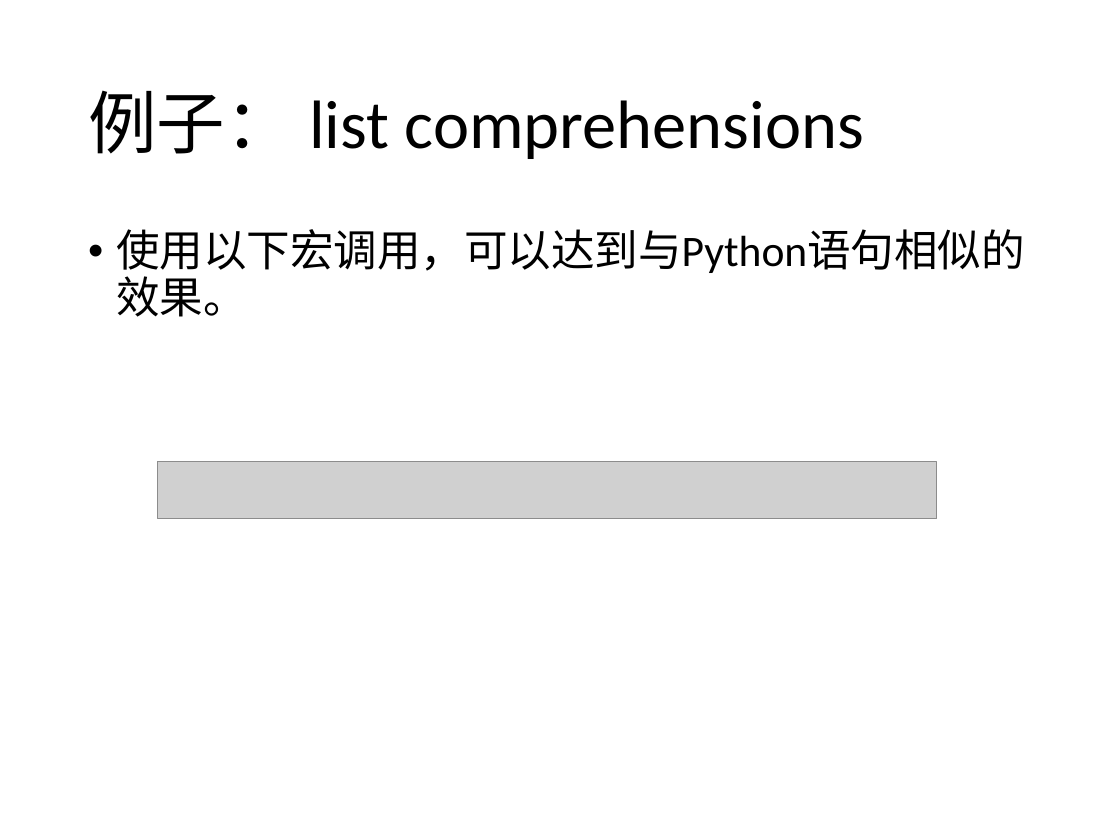
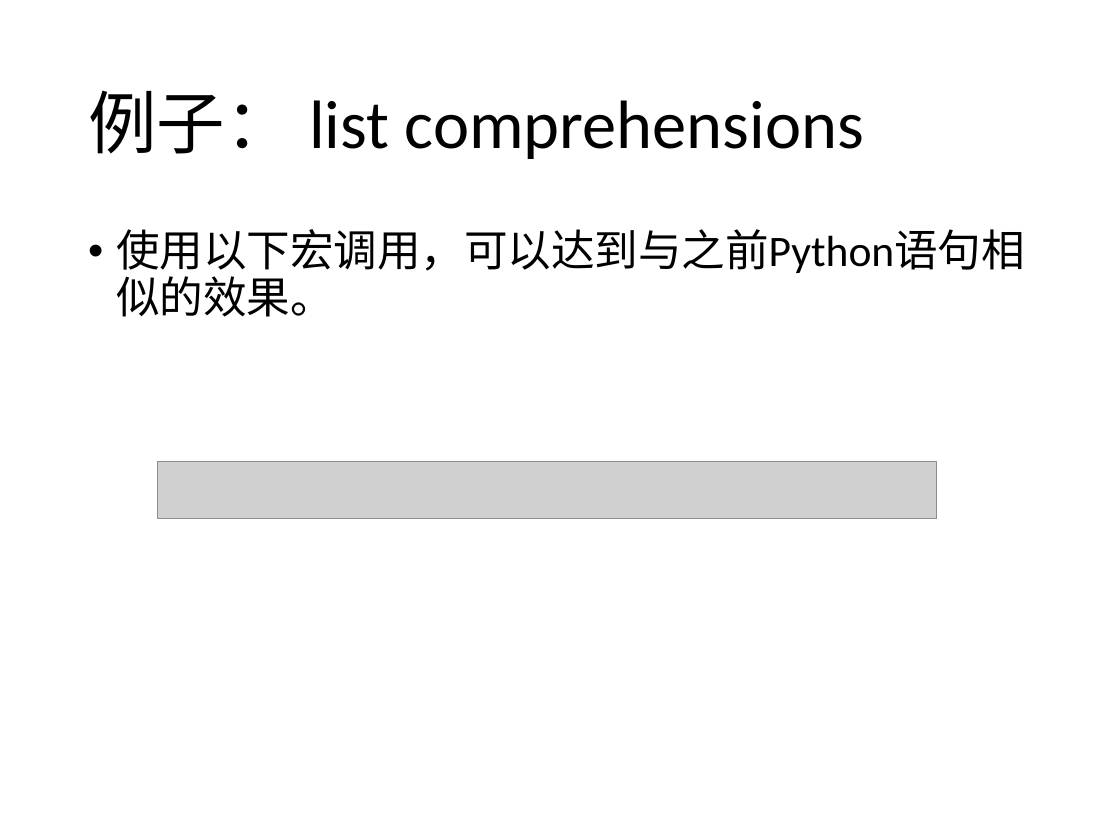
Before and after one commit to agave233/teamwork-14-Macro, a slide deck: slide 21 of Slides/Lisp Part Slides.pptx (slide 20 before the commit). Drawn at 1120x840 pixels with LibreOffice and Linux fonts; fonts in the diff are those of the drawing; grey boxes stand for pictures. Boxes give left, top, right and bottom in pixels: in the first picture for what was removed or moved away, otherwise in the second. Text is boxed around its words. In the diff, an @@ line names an element or a change of style, - is before the commit and + after.

```diff
--- a/Slides/Lisp Part Slides.pptx
+++ b/Slides/Lisp Part Slides.pptx
@@ text at <box>116,229,1025,317</box>: text changed @@
-• 使用以下宏调用，可以达到与Python语句相似的效果。
+• 使用以下宏调用，可以达到与之前Python语句相似的效果。
```
Also in this commit, not shown: 2 slides added.
